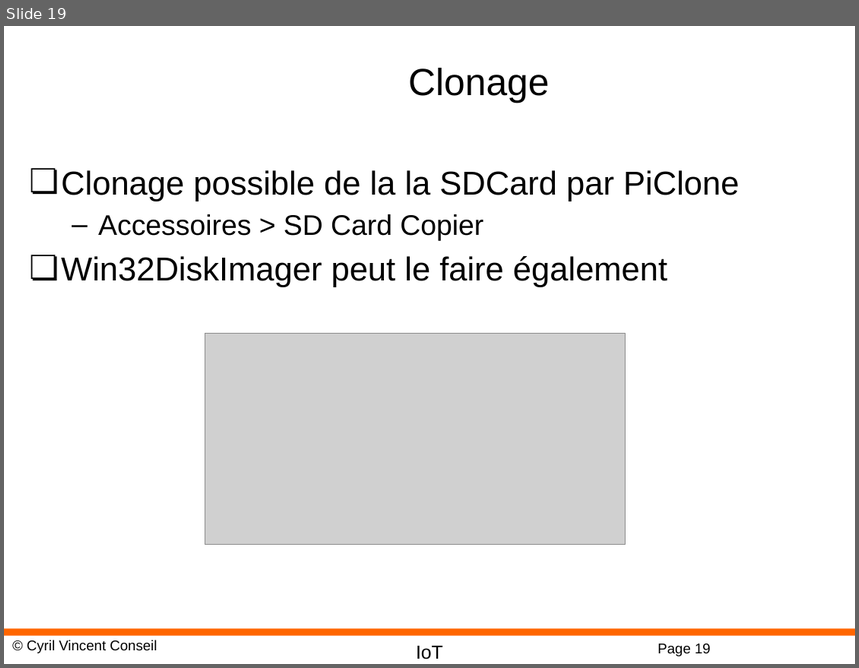
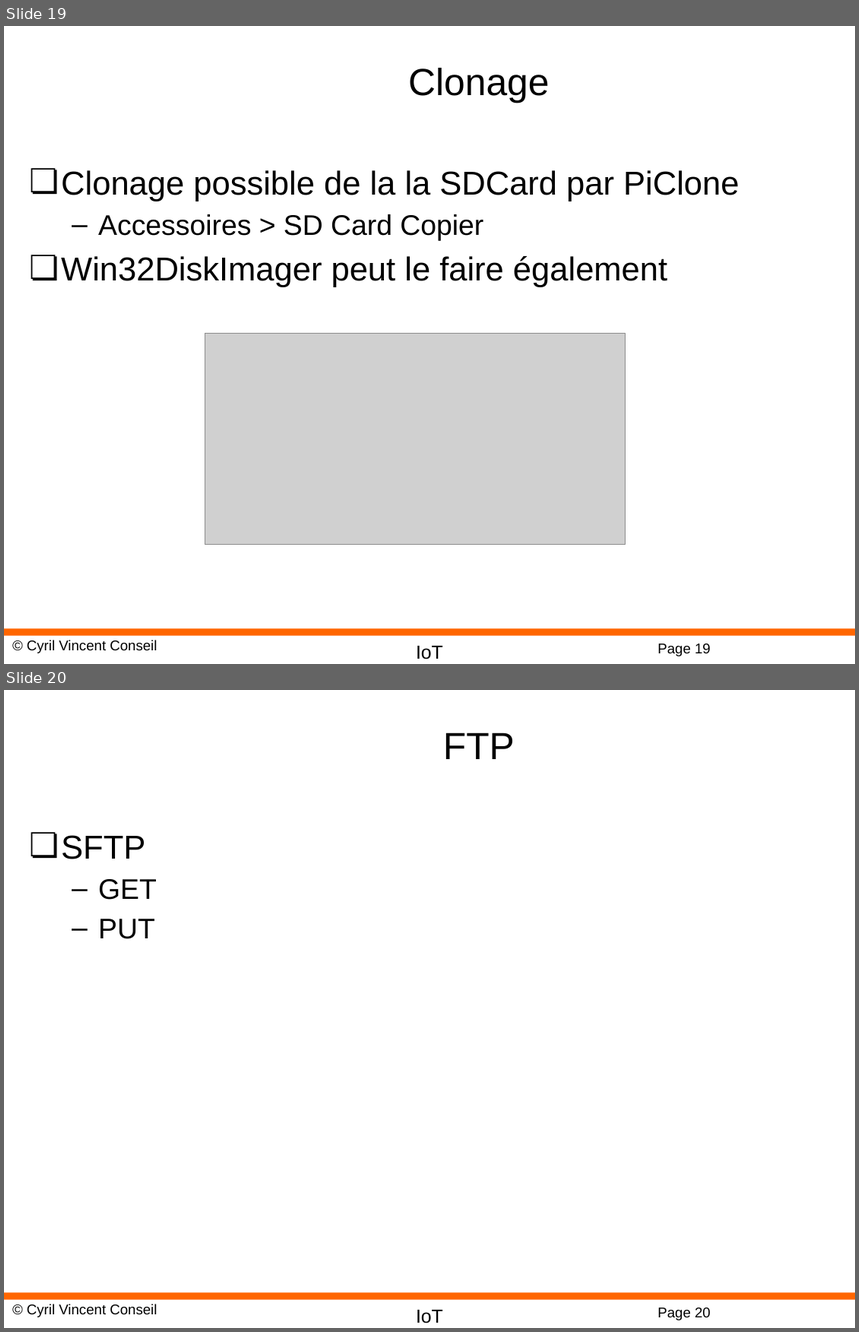
Before and after one commit to cyrilvincent/IoT, a slide deck: ppt/IoT06-Raspbian.pptx. Shown one above the other, each under a label of ours: slide 19 before the commit, slides 19 and 20 after it. The pictures are 859x668 and 859x1332 pixels, drawn with LibreOffice and Linux fonts; fonts in the diff are those of the drawing; grey boxes stand for pictures; background and template pictures are left out. Boxes give left, top, right and bottom in pixels: in the first picture for what was removed or moved away, otherwise in the second. Text is boxed around its words. In the diff, an @@ line names an element or a change of style, - is before the commit and + after.

Commit message:
SAGE

```diff
--- a/ppt/IoT06-Raspbian.pptx
+++ b/ppt/IoT06-Raspbian.pptx
@@ slide 20 added at (x1=4, y1=690, x2=855, y2=1328), background #FFFFFF; not listed: 4 template elements that a slide beside it also shows @@
@@ title added at (x1=443, y1=733, x2=515, y2=759), 32 pt, text #000000 @@
+FTP
@@ text added at (x1=61, y1=835, x2=157, y2=939), 24 pt, text #000000 @@
+❏ SFTP
+  – GET
+  – PUT
```
